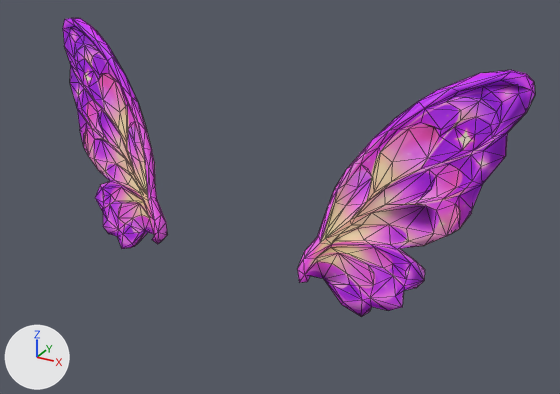
The FBX model art/models/accessories/dream_butterfly/DreamButterflyWear.fbx as it was, and as the next commit left it.
Before and after are seen from a camera (50 mm lens) standing at (1.071, -1.372, 1.719) and looking at (0.06, 0.467, 0.8). The axes (+X, +Y, +Z) are drawn at lower left. The lights are the same throughout. The picture after the commit comes second. Mesh edges are drawn as thin lines.

The first picture shows 'WingL', 'WingR'.
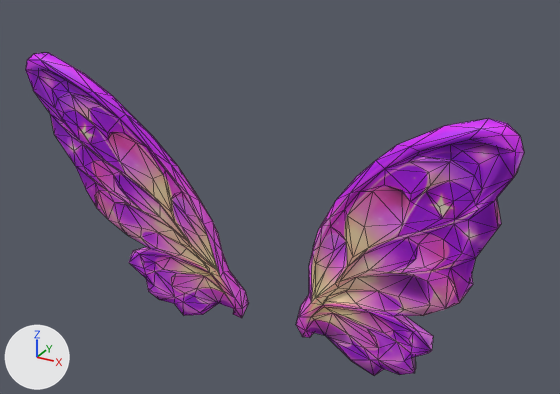
Changed parts and their boxes [x1, y1, x2, y2] in the pictures (560 x 394 px):
'WingL', reshaped, moved
    before: [297, 70, 535, 317]
    after: [296, 118, 524, 376]
'WingR', reshaped, moved (111% wider, 15% taller)
    before: [63, 18, 168, 249]
    after: [26, 53, 249, 318]

Diff of the bpy script that builds the scene:
```diff
--- a/art/models/accessories/dream_butterfly/DreamButterflyWear.fbx.py
+++ b/art/models/accessories/dream_butterfly/DreamButterflyWear.fbx.py
@@ me_meshes_0__001 @@
 # used by ob_wingr; location = (-0.24, 0.27, 0.7)
-me_meshes_0__001.from_pydata(...)  # 330 vertices, 656 faces; spans x -0.499..0.016, y -0.017..0.238, z -0.107..0.555
+me_meshes_0__001.from_pydata(...)  # 330 vertices, 656 faces; spans x -0.641..0.02, y -0.228..0.038, z -0.121..0.823
+# me_meshes_0__001 part 2: the whole mesh is multiplied about the mesh origin by the matrix ((1.303, -0.361, 0.179), (0.402, 1.202, -0.502), (-0.025, 0.532, 1.255))
 me_meshes_0__001.materials.append(mat_tripo_material_88ac838e_30fe_44f1_9c10_a025a0cbd7a9)
@@ me_meshes_0__010 @@
 # used by ob_wingl; location = (0.24, 0.27, 0.7)
-me_meshes_0__010.from_pydata(...)  # 330 vertices, 656 faces; spans x -0.016..0.499, y -0.017..0.238, z -0.107..0.555
+me_meshes_0__010.from_pydata(...)  # 330 vertices, 656 faces; spans x -0.02..0.641, y -0.228..0.038, z -0.121..0.823
+# me_meshes_0__010 part 1: the whole mesh is multiplied about the mesh origin by the matrix ((1.303, 0.361, -0.179), (-0.402, 1.202, -0.502), (0.025, 0.532, 1.255))
 me_meshes_0__010.materials.append(mat_tripo_material_88ac838e_30fe_44f1_9c10_a025a0cbd7a9)
@@ ob_wingr @@
 ob_wingr = bpy.data.objects.new('WingR', me_meshes_0__001)
-ob_wingr.location = (-0.24, 0.27, 0.7)
+ob_wingr.location = (-0.12, 0.52, 0.35)
@@ ob_wingl @@
 ob_wingl = bpy.data.objects.new('WingL', me_meshes_0__010)
-ob_wingl.location = (0.24, 0.27, 0.7)
+ob_wingl.location = (0.12, 0.52, 0.35)
```
